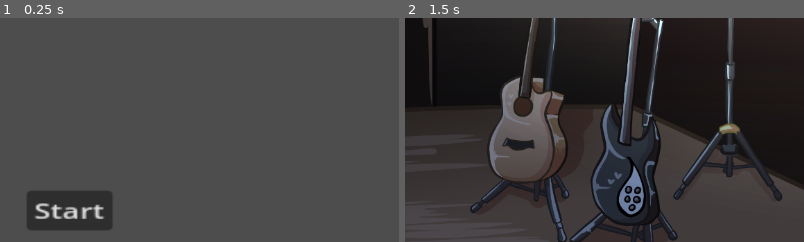
Above: before the commit, frames 1-2 (left to right).
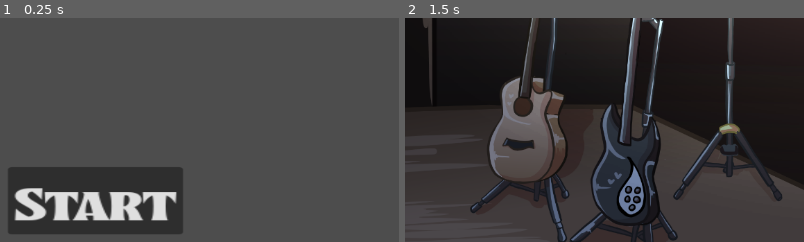
Above: after the commit, the same moments.

Repository: authenticBloodshed/RecklessRoadie
Game: Godot game, scene res://TitleScreen.tscn
Two runs of this game, one before a commit and one after it. Both use one fixed random seed, a clock stepped at 60 frames per second and the inputs below.
Inputs (mouse positions are % of the whole screen's width and height, from its top left):
- Up to frame 1 (0.25 s): no input
- Up to frame 2 (1.5 s): click "Start" at 0.5 s; move the mouse to (72, 45) at 1.27 s
The pictures show only the part of the screen within x 40-90%, y 48-98%; the shares and areas given below are measured in that part.

The runs differ from the first frame. In frame 1, 11% of the frame differs, in the area x 2-46%, y 66-97%; in frame 2, nothing differs.

Commit message:
Added fonts

Diff:
--- a/Introduction To Godot/TitleScreen.tscn
+++ b/Introduction To Godot/TitleScreen.tscn
@@ -1,8 +1,11 @@
-[gd_scene load_steps=3 format=3 uid="uid://dver56n4kwo3v"]
+[gd_scene load_steps=4 format=3 uid="uid://dver56n4kwo3v"]
 
+[ext_resource type="FontFile" uid="uid://4vyiny430ctn" path="res://Tullamore DEMO.ttf" id="1_ykyrh"]
 [ext_resource type="Script" path="res://StartButton.gd" id="2_bua3y"]
 
 [sub_resource type="Theme" id="Theme_qyarw"]
+default_font = ExtResource("1_ykyrh")
+default_font_size = 70
 
 [node name="TitleScreen" type="Control"]
 layout_mode = 3
@@ -14,11 +17,11 @@
 
 [node name="StartButton" type="Button" parent="."]
 layout_mode = 0
-offset_left = 497.0
-offset_top = 561.0
-offset_right = 543.0
-offset_bottom = 592.0
-scale = Vector2(2.69012, 1.84681)
+offset_left = 470.0
+offset_top = 527.0
+offset_right = 602.0
+offset_bottom = 613.0
+scale = Vector2(1.91108, 1.12681)
 theme = SubResource("Theme_qyarw")
 text = "Start"
 script = ExtResource("2_bua3y")
Binary file added: Introduction To Godot/Tullamore DEMO.otf
Not shown, added: Introduction To Godot/Tullamore DEMO.otf.import
Binary file added: Introduction To Godot/Tullamore DEMO.ttf
Not shown, added: Introduction To Godot/Tullamore DEMO.ttf.import
